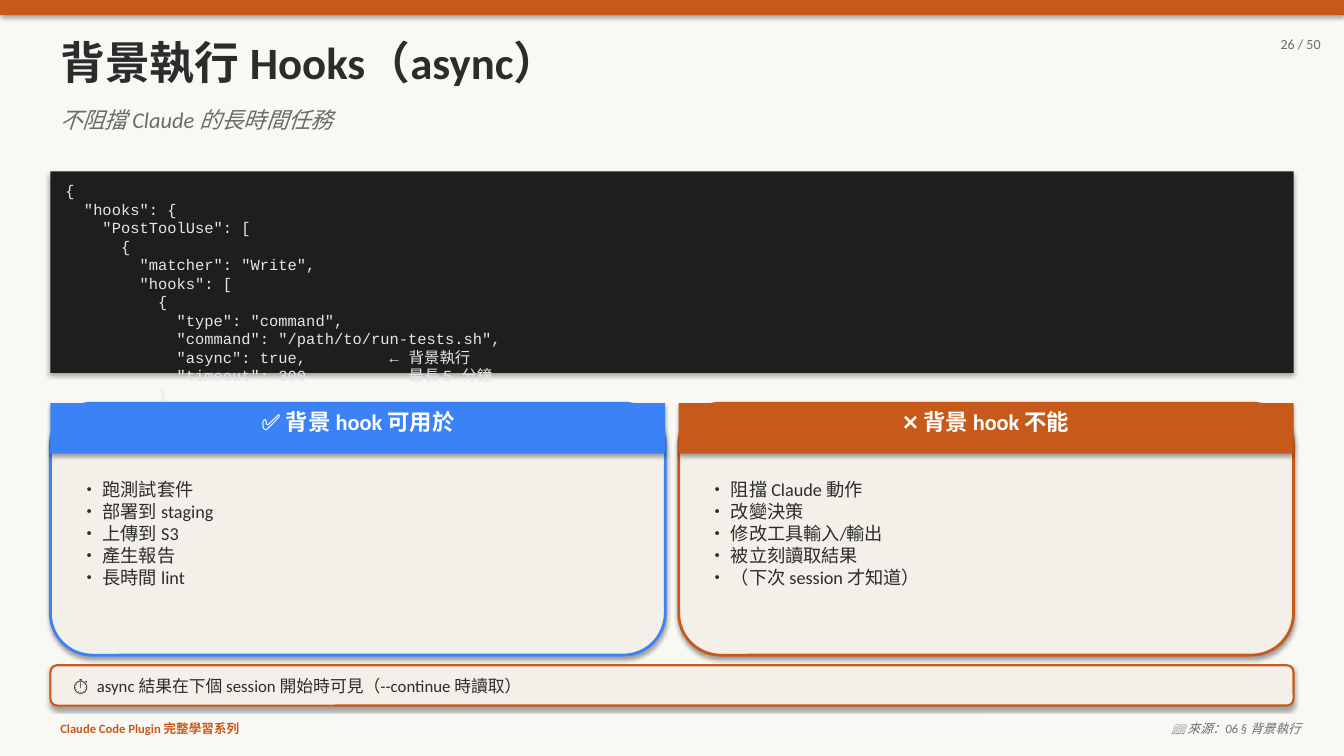
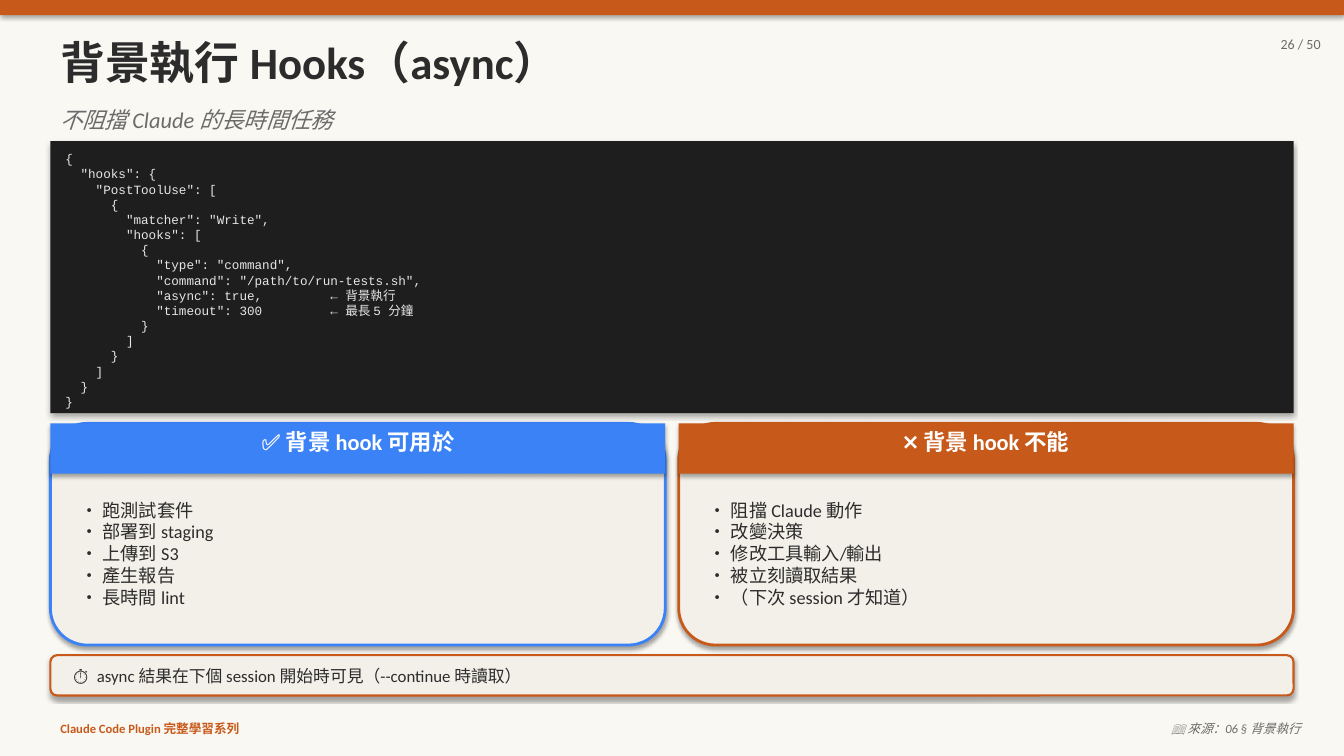
Before and after one commit to kcf7012/pi-proj, a slide deck: slide 26 of 06-hooks.pptx. Drawn at 1344x756 pixels with LibreOffice and Linux fonts; fonts in the diff are those of the drawing. Boxes give left, top, right and bottom in pixels: in the first picture for what was removed or moved away, otherwise in the second. Text is boxed around its words. In the diff, an @@ line names an element or a change of style, - is before the commit and + after.

```diff
--- a/06-hooks.pptx
+++ b/06-hooks.pptx
@@ text "{": place and size @@
-text "{" at [84, 204, 500, 375]
+text "{" at [81, 169, 422, 316]
@@ text "{" at [81, 169, 422, 316]: size 11 to 9 pt @@
@@ rectangle: place and size @@
-rectangle at [50, 171, 1294, 373]
+rectangle at [50, 141, 1294, 413]
@@ rounded rectangle: place and size @@
-rounded rectangle at [50, 403, 665, 655]
+rounded rectangle at [50, 423, 665, 645]
@@ 2 texts, 2 rectangles: place and size @@
-2 texts, 2 rectangles at [50, 403, 1294, 454]
+2 texts, 2 rectangles at [50, 423, 1294, 474]
@@ rounded rectangle: place and size @@
-rounded rectangle at [679, 403, 1294, 655]
+rounded rectangle at [679, 423, 1294, 645]
@@ text "• 跑測試套件": place and size @@
-text "• 跑測試套件" at [103, 480, 213, 586]
+text "• 跑測試套件" at [103, 501, 213, 606]
@@ text "• 阻擋 Claude 動作": place and size @@
-text "• 阻擋 Claude 動作" at [731, 480, 920, 586]
+text "• 阻擋 Claude 動作" at [731, 501, 920, 606]
@@ rounded rectangle "⏱ async 結果在下個 session 開始時可見（--continue ...": place and size @@
-rounded rectangle "⏱ async 結果在下個 session 開始時可見（--continue ..." at [50, 665, 1294, 706]
+rounded rectangle "⏱ async 結果在下個 session 開始時可見（--continue ..." at [50, 655, 1294, 696]
```
Also in this commit, not shown: 13 other slides changed, 3 other files.
